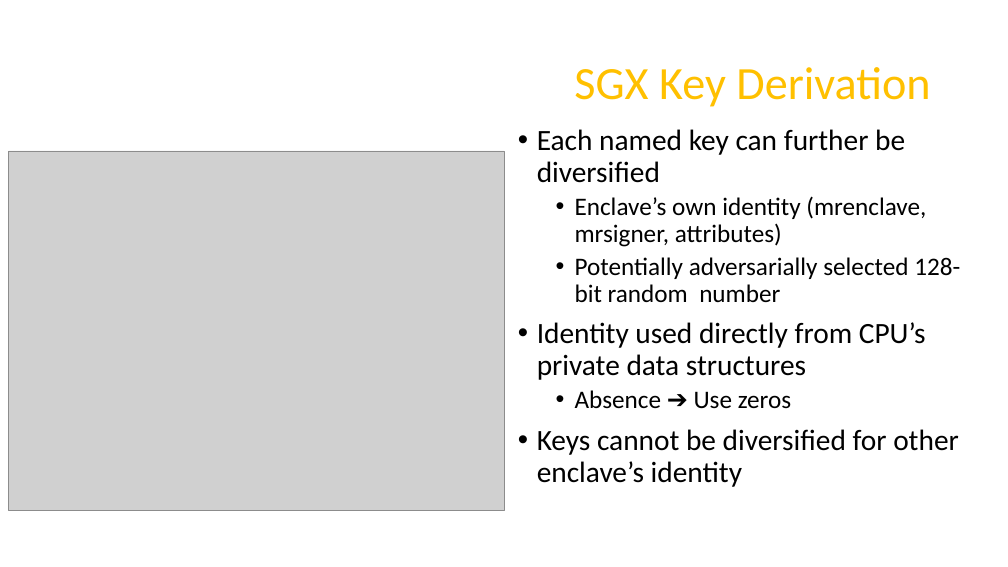
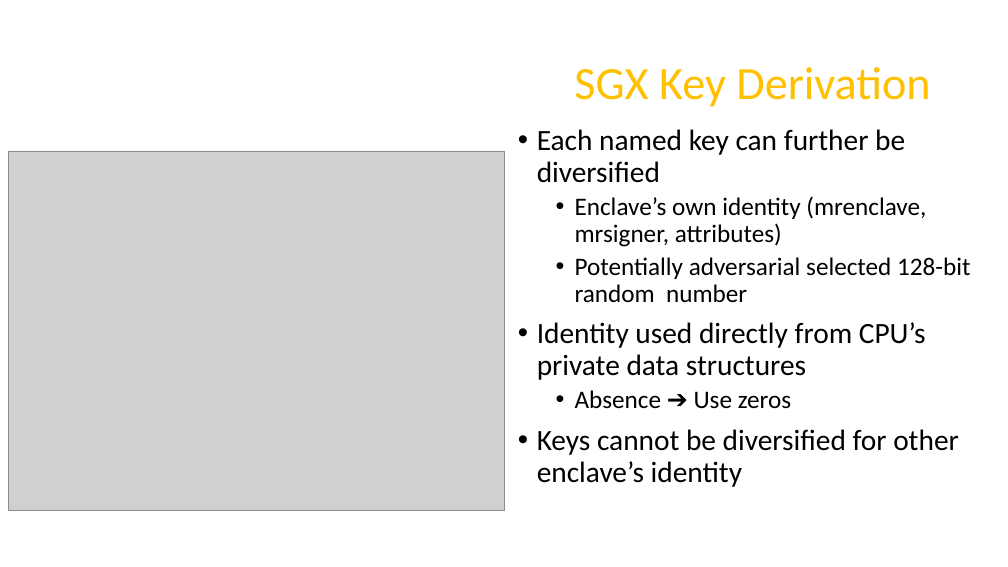
Before and after one commit to axelexic/sgx_remote_attestation_bh_17, a slide deck: slide 10 of presentation/us-17-Swami-SGX-Remote-Attestation-Is-Not-Sufficient.pptx. Drawn at 1008x567 pixels with LibreOffice and Linux fonts; fonts in the diff are those of the drawing; grey boxes stand for pictures; background and template pictures are left out. Boxes give left, top, right and bottom in pixels: in the first picture for what was removed or moved away, otherwise in the second. Text is boxed around its words. In the diff, an @@ line names an element or a change of style, - is before the commit and + after.

```diff
--- a/presentation/us-17-Swami-SGX-Remote-Attestation-Is-Not-Sufficient.pptx
+++ b/presentation/us-17-Swami-SGX-Remote-Attestation-Is-Not-Sufficient.pptx
@@ text at (575,257,970,302): text changed @@
-  • Potentially adversarially selected 128-bit random number
+  • Potentially adversarial selected 128-bit random number
```
Also in this commit, not shown: 5 other slides changed, 3 slides added, 2 slides removed.
